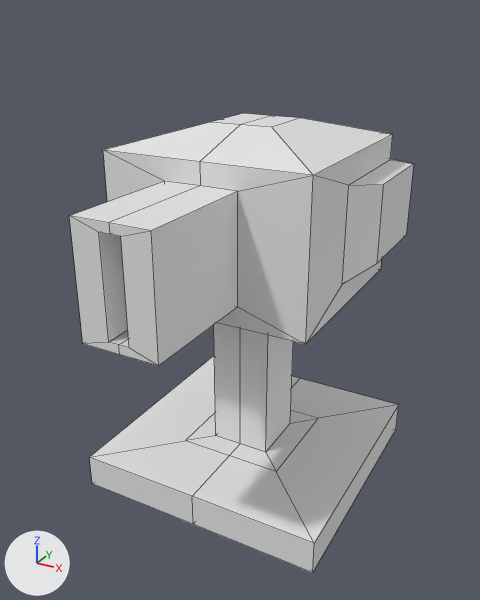
Before and after pictures for a commit that changed the OBJ model Punk Wars/Assets/Models/turret.obj.
Camera for both pictures: a 50 mm lens placed at (5.23, -10.08, 8.15), pointed at (0.09, -0.73, 3.48). Arrows for +X, +Y and +Z are at lower left; the lights stay in place. Mesh edges are drawn as thin lines. Where no turn or scale is listed for an object, it has been applied to the vertices.
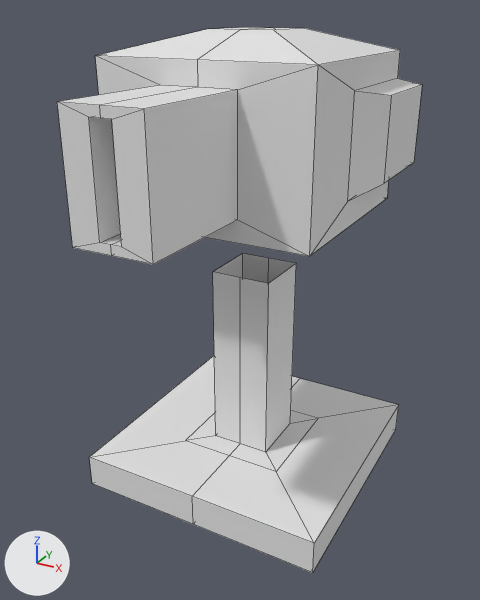
Changed parts and their boxes [x1, y1, x2, y2] in the pictures (480 x 600 px):
'Cube', mesh moved: before [69, 113, 414, 366]; after [57, 27, 422, 264]

The change, as a list of edits to the scene's bpy script:
```text
Change me_cube:
    where me_cube.from_pydata(...)  # 68 vertices, 64 faces; spans x -2.1..2.1, y -3.93..2.67, z 3.52..6.45
    used by ob_cube; location = (0.0, 0.0, 0.0)
    me_cube part 1: the whole mesh is moved by (0.0, 0.0, 1.41)
```
